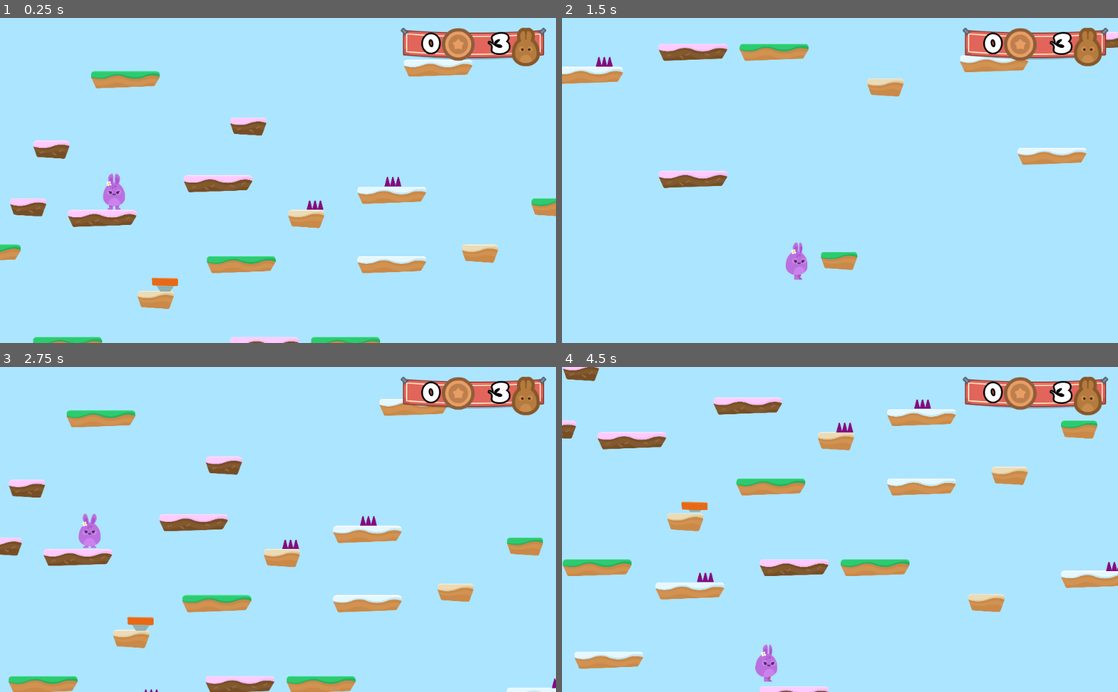
Above: before the commit, frames 1-4 (two rows, left to right).
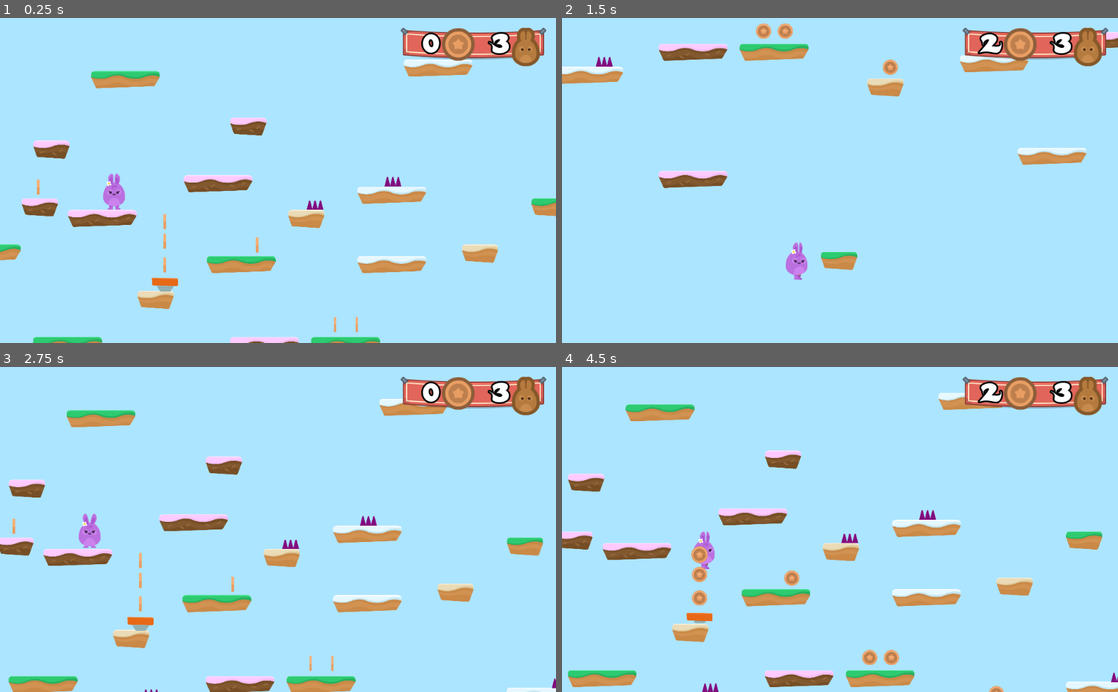
Above: after the commit, the same moments.

Repository: bennetimo/HoppyDays
Game: Godot game, scene res://Levels/Level1.tscn
Two runs of this game, one before a commit and one after it. Both use one fixed random seed, a clock stepped at 60 frames per second and the inputs below.
Inputs (mouse positions are in pixels of both pictures, inside the frame that each line leads up to):
- Up to frame 1 (0.25 s): no input
- Up to frame 2 (1.5 s): hold D (right) from 0.53 s (still down); tap Space (jump) at 0.77 s
- Up to frame 3 (2.75 s): tap Space (jump) at 1.52 s; release D (right) at 2 s; click (177, 575) at 2 s
- Up to frame 4 (4.5 s): hold A (left) 2.78-3.53 s; hold D (right) from 3.53 s (still down); tap Space (jump) at 3.77 s

The runs differ from the first frame. In frame 1, 0.4% of the frame differs, in the area x 1-65%, y 49-97%; in frame 2, 0.5%; in frame 3, 0.3%; in frame 4, 19%, in the area x 0-100%, y 0-100%.

Commit message:
add coins

Diff:
--- a/GUI/GUI.gd
+++ b/GUI/GUI.gd
@@ -3,5 +3,9 @@
 func set_life_count(lives):
 	$Control/TextureRect/HBoxContainer/LifeCount.text = str(lives)
 
-func update_lives(lives: int):
+func set_coin_count(coins):
+	$Control/TextureRect/HBoxContainer/CoinCount.text = str(coins)
+
+func update_gui(lives: int, coins: int):
 	set_life_count(lives)
+	set_coin_count(coins)
--- a/GUI/GUI.tscn
+++ b/GUI/GUI.tscn
@@ -65,7 +65,6 @@
 
 [node name="LifeIcon" type="TextureRect" parent="Control/TextureRect/HBoxContainer"]
 margin_left = 192.0
-margin_top = -12.0
 margin_right = 244.0
 margin_bottom = 71.0
 texture = ExtResource( 5 )
--- /dev/null
+++ b/Items/Coin.gd
@@ -0,0 +1,14 @@
+extends Node2D
+
+var taken = false
+
+
+func _on_Area2D_body_entered(body):
+	if not taken:
+		taken = true
+		$AnimationPlayer.play("die")
+		$AudioStreamPlayer.play()
+		get_tree().call_group("Gamestate", "coin_up")
+
+func die():
+	queue_free()
--- /dev/null
+++ b/Items/Coin.tscn
@@ -0,0 +1,73 @@
+[gd_scene load_steps=10 format=2]
+
+[ext_resource path="res://Items/Coin.gd" type="Script" id=1]
+[ext_resource path="res://GFX/Items/bronze_1.png" type="Texture" id=2]
+[ext_resource path="res://GFX/Items/bronze_2.png" type="Texture" id=3]
+[ext_resource path="res://GFX/Items/bronze_3.png" type="Texture" id=4]
+[ext_resource path="res://GFX/Items/bronze_4.png" type="Texture" id=5]
+[ext_resource path="res://SFX/coin_SFX.wav" type="AudioStream" id=6]
+
+[sub_resource type="SpriteFrames" id=1]
+animations = [ {
+"frames": [ ExtResource( 2 ), ExtResource( 3 ), ExtResource( 4 ), ExtResource( 5 ), ExtResource( 4 ), ExtResource( 3 ) ],
+"loop": true,
+"name": "spin",
+"speed": 12.0
+} ]
+
+[sub_resource type="CircleShape2D" id=2]
+radius = 43.6511
+
+[sub_resource type="Animation" id=3]
+resource_name = "die"
+length = 0.5
+tracks/0/type = "value"
+tracks/0/path = NodePath(".:scale")
+tracks/0/interp = 1
+tracks/0/loop_wrap = true
+tracks/0/imported = false
+tracks/0/enabled = true
+tracks/0/keys = {
+"times": PoolRealArray( 0, 0.2, 0.5 ),
+"transitions": PoolRealArray( 1, 1, 1 ),
+"update": 0,
+"values": [ Vector2( 1, 1 ), Vector2( 1.5, 1.5 ), Vector2( 0.01, 0.01 ) ]
+}
+tracks/1/type = "method"
+tracks/1/path = NodePath(".")
+tracks/1/interp = 1
+tracks/1/loop_wrap = true
+tracks/1/imported = false
+tracks/1/enabled = true
+tracks/1/keys = {
+"times": PoolRealArray( 0.5 ),
+"transitions": PoolRealArray( 1 ),
+"values": [ {
+"args": [  ],
+"method": "die"
+} ]
+}
+
+[node name="Coin" type="Node2D"]
+script = ExtResource( 1 )
+
+[node name="AnimatedSprite" type="AnimatedSprite" parent="."]
+frames = SubResource( 1 )
+animation = "spin"
+frame = 1
+playing = true
+
+[node name="Area2D" type="Area2D" parent="."]
+collision_layer = 8
+
+[node name="CollisionShape2D" type="CollisionShape2D" parent="Area2D"]
+visible = false
+shape = SubResource( 2 )
+
+[node name="AudioStreamPlayer" type="AudioStreamPlayer" parent="."]
+stream = ExtResource( 6 )
+volume_db = -20.0
+
+[node name="AnimationPlayer" type="AnimationPlayer" parent="."]
+anims/die = SubResource( 3 )
+[connection signal="body_entered" from="Area2D" to="." method="_on_Area2D_body_entered"]
--- a/Levels/GameState.gd
+++ b/Levels/GameState.gd
@@ -1,6 +1,8 @@
 extends Node2D
 
 var lives = 3
+var coins = 0
+var target_coins_for_life = 3
 
 func _ready():
 	add_to_group("Gamestate")
@@ -13,8 +15,19 @@
 	if lives <= 0:
 		end_game()
 
+func coin_up():
+	coins += 1
+	update_GUI()
+	var enough_coins = (coins % target_coins_for_life) == 0
+	if enough_coins:
+		life_up()
+
+func life_up():
+	lives += 1
+	update_GUI()
+
 func update_GUI():
-	get_tree().call_group("GUI", "update_lives", lives)
+	get_tree().call_group("GUI", "update_gui", lives, coins)
 
 func end_game():
 	get_tree().change_scene("res://Levels/GameOver.tscn")
--- a/Levels/Level1.tscn
+++ b/Levels/Level1.tscn
@@ -1,12 +1,13 @@
-[gd_scene load_steps=8 format=2]
+[gd_scene load_steps=9 format=2]
 
 [ext_resource path="res://Levels/GameState.gd" type="Script" id=1]
 [ext_resource path="res://Player/Player.tscn" type="PackedScene" id=2]
 [ext_resource path="res://Levels/Tileset.tres" type="TileSet" id=3]
 [ext_resource path="res://Hazards/SpikeTop.tscn" type="PackedScene" id=4]
-[ext_resource path="res://Items/JumpPad.tscn" type="PackedScene" id=5]
-[ext_resource path="res://SFX/Chiptune_Adventures_1.ogg" type="AudioStream" id=6]
-[ext_resource path="res://GUI/GUI.tscn" type="PackedScene" id=7]
+[ext_resource path="res://Items/Coin.tscn" type="PackedScene" id=5]
+[ext_resource path="res://Items/JumpPad.tscn" type="PackedScene" id=6]
+[ext_resource path="res://SFX/Chiptune_Adventures_1.ogg" type="AudioStream" id=7]
+[ext_resource path="res://GUI/GUI.tscn" type="PackedScene" id=8]
 
 [node name="Level1" type="Node2D"]
 script = ExtResource( 1 )
@@ -19,7 +20,7 @@
 tile_set = ExtResource( 3 )
 collision_layer = 2
 format = 1
-tile_data = PoolIntArray( -655303, 3, 0, -589799, 6, 0, -458 …(75 unchanged characters)…  0, 0, 131093, 6, 0, 131143, 7, 0, 262135, 1, 0, 196644, 3, 0, 327676, 0, 0, 2621 …(461 unchanged characters)…
+tile_data = PoolIntArray( -655303, 3, 0, -589799, 6, 0, -458 …(75 unchanged characters)…  0, 0, 131093, 6, 0, 131143, 7, 0, 262136, 1, 0, 196644, 3, 0, 327676, 0, 0, 2621 …(461 unchanged characters)…
 
 [node name="Hazards" type="Node" parent="."]
 
@@ -35,14 +36,46 @@
 [node name="SpikeTop4" parent="Hazards" instance=ExtResource( 4 )]
 position = Vector2( 3080, 1210 )
 
+[node name="Coins" type="Node" parent="."]
+
+[node name="Coin" parent="Coins" instance=ExtResource( 5 )]
+position = Vector2( 1270, 660 )
+
+[node name="Coin2" parent="Coins" instance=ExtResource( 5 )]
+position = Vector2( 1820, 1100 )
+
+[node name="Coin3" parent="Coins" instance=ExtResource( 5 )]
+position = Vector2( 2400, 1300 )
+
+[node name="Coin4" parent="Coins" instance=ExtResource( 5 )]
+position = Vector2( 3490, 520 )
+
+[node name="Coin5" parent="Coins" instance=ExtResource( 5 )]
+position = Vector2( 3200, 89 )
+
+[node name="Coin6" parent="Coins" instance=ExtResource( 5 )]
+position = Vector2( 1700, 1100 )
+
+[node name="Coin7" parent="Coins" instance=ExtResource( 5 )]
+position = Vector2( 60, 340 )
+
+[node name="Coin8" parent="Coins" instance=ExtResource( 5 )]
+position = Vector2( 760, 530 )
+
+[node name="Coin9" parent="Coins" instance=ExtResource( 5 )]
+position = Vector2( 760, 640 )
+
+[node name="Coin10" parent="Coins" instance=ExtResource( 5 )]
+position = Vector2( 760, 770 )
+
 [node name="JumpPads" type="Node" parent="."]
 
-[node name="JumpPad" parent="JumpPads" instance=ExtResource( 5 )]
+[node name="JumpPad" parent="JumpPads" instance=ExtResource( 6 )]
 position = Vector2( 760, 880 )
 
 [node name="BGM" type="AudioStreamPlayer" parent="."]
-stream = ExtResource( 6 )
+stream = ExtResource( 7 )
 volume_db = -3.0
 autoplay = true
 
-[node name="GUI" parent="." instance=ExtResource( 7 )]
+[node name="GUI" parent="." instance=ExtResource( 8 )]
--- a/Player/Player.tscn
+++ b/Player/Player.tscn
@@ -26,7 +26,6 @@
 shape = SubResource( 1 )
 
 [node name="PlayerAnimation" parent="." instance=ExtResource( 2 )]
-frame = 1
 
 [node name="Camera2D" type="Camera2D" parent="."]
 editor/display_folded = true
